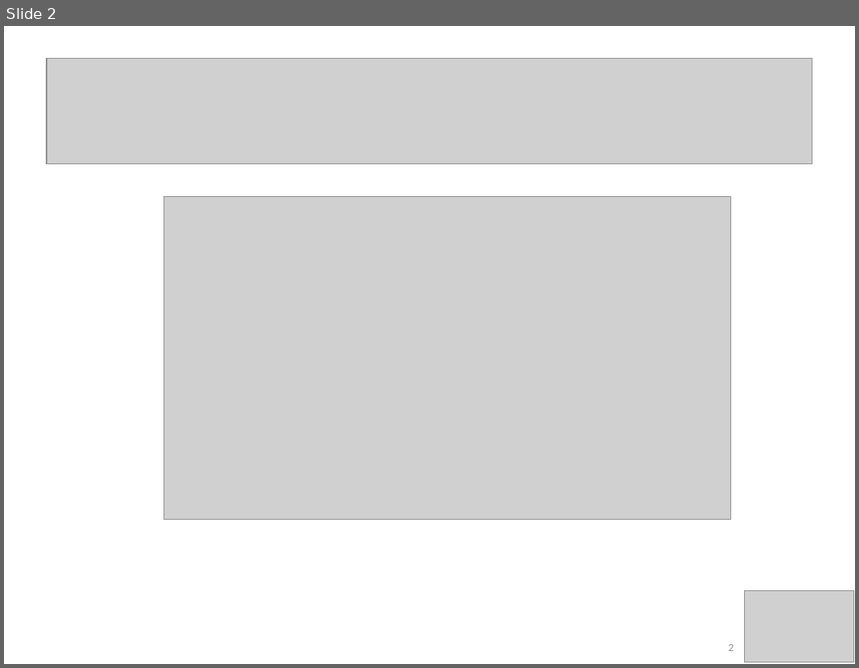
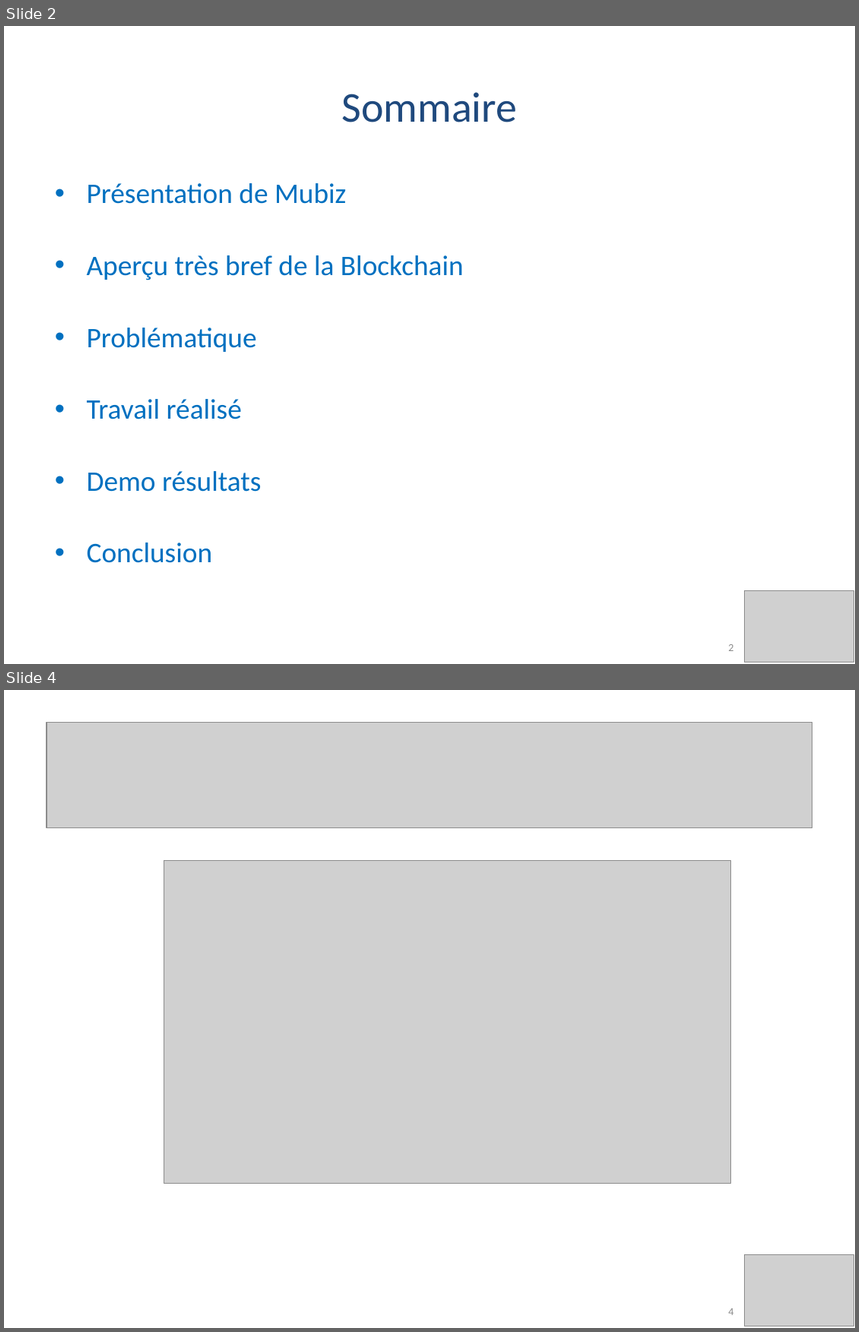
Before and after one commit to PierreSQS/Mubiz, a slide deck: Documents/Soutenance_Final_Pierre_et_Odile-20170314.pptx. Shown one above the other, each under a label of ours: slide 2 before the commit, slides 2 and 4 after it; the slides between them are not shown. The pictures are 859x668 and 859x1332 pixels, drawn with LibreOffice and Linux fonts; fonts in the diff are those of the drawing; grey boxes stand for pictures; background and template pictures are left out. Boxes give left, top, right and bottom in pixels: in the first picture for what was removed or moved away, otherwise in the second. Text is boxed around its words. In the diff, an @@ line names an element or a change of style, - is before the commit and + after.

```diff
--- a/Documents/Soutenance_Final_Pierre_et_Odile-20170314.pptx
+++ b/Documents/Soutenance_Final_Pierre_et_Odile-20170314.pptx
@@ slide 2 added at [4,26,855,664], background #FFFFFF; not listed: 1 template element that a slide beside it also shows @@
@@ text added at [341,92,517,123], 36 pt, text #1F497D @@
+Sommaire
@@ text added at [87,183,464,563], 24 pt, text #0070C0 @@
+• Présentation de Mubiz
+• Aperçu très bref de la Blockchain
+• Problématique
+• Travail réalisé
+• Demo résultats
+• Conclusion
@@ picture added at [744,591,854,663] @@
@@ what was slide 2 is now slide 4 @@
@@ page number at [728,1309,734,1315]: text changed @@
-2
+4
```
Also in this commit, not shown: 3 slides changed, 6 other slides added, 4 slides removed.
